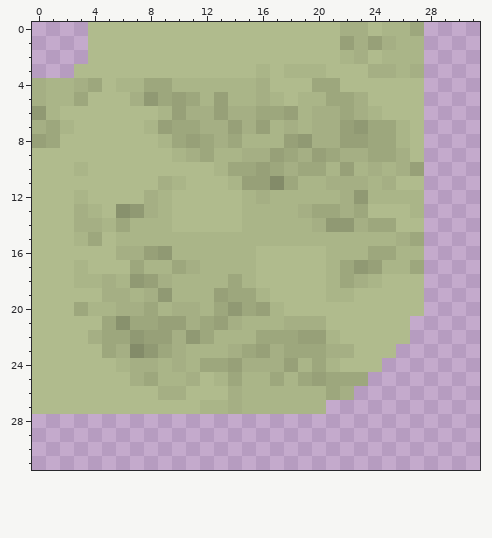
A pixel-art sprite gets an edit: Dido/DiDo/DiDo/Assets/Tiles/paths/turn/90.png. Above is the file before it was changed.
The file is 32x32 pixels. Colours within 5 levels of each other are drawn and written as one.
Now the later version:
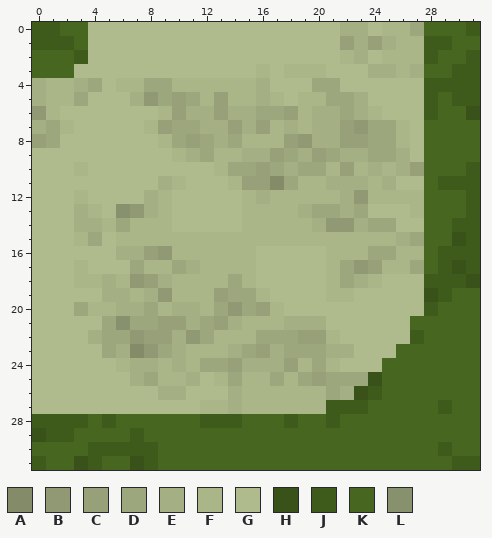
Palette (. is transparent): A #838b69  B #909973  C #97a078  D #9da77d  E #a5af84  F #aab588  G #b0bb8d  H #395219  J #3f5b1b  K #47661f  L #88916d
Diff:
The edit adds colour H in row 6 at x 31; in row 15 at x 30; in row 17 at x 30; in row 18 at x 31; in row 19 at x 28; in row 25 at x 24.
The edit adds colour H in row 26 at x 23; in row 29 at x 0; in row 31 at x 3 and 7.
The edit adds colour J in row 0 at x 0 to 1 and 31; in row 1 at x 0 to 2 and 28 to 29; in row 2 at x 3, 28 and 31; in row 3 at x 30 to 31; in row 4 at x 28 to 31; in row 5 at x 28 and 30 to 31.
The edit adds colour J in row 6 at x 28; in row 10 at x 31; in row 11 at x 29 to 31; in rows 12 to 13 at x 31; in row 14 at x 30 to 31; in row 15 at x 31.
The edit adds colour J in row 16 at x 29 to 31; in row 17 at x 29 and 31; in row 18 at x 28 to 30; in row 19 at x 29; in row 20 at x 28; in row 22 at x 27.
The edit adds colour J in row 26 at x 24; in row 27 at x 21 to 23 and 29; in row 28 at x 0 to 3, 5, 12 to 14, 18 and 21; in row 29 at x 1 to 2 and 7; in row 30 at x 4 to 8 and 29; in row 31 at x 0, 4, 8 and 30 to 31.
The edit adds colour K in row 0 at x 2 to 3 and 28 to 30; in row 1 at x 3 and 30 to 31; in row 2 at x 0 to 2 and 29 to 30; in row 3 at x 0 to 2 and 28 to 29; in row 5 at x 29; in row 6 at x 29 to 30.
The edit adds colour K in rows 7 to 9 at x 28 to 31; in row 10 at x 28 to 30; in row 11 at x 28; in rows 12 to 13 at x 28 to 30; in rows 14 to 15 at x 28 to 29; in rows 16 to 17 at x 28.
The edit adds colour K in row 19 at x 30 to 31; in row 20 at x 29 to 31; in row 21 at x 27 to 31; in row 22 at x 28 to 31; in row 23 at x 26 to 31; in rows 24 to 26 at x 25 to 31.
The edit adds colour K in row 27 at x 24 to 28 and 30 to 31; in row 28 at x 4, 6 to 11, 15 to 17, 19 to 20 and 22 to 31; in row 29 at x 3 to 6 and 8 to 31; in row 30 at x 0 to 3, 9 to 28 and 30 to 31; in row 31 at x 1 to 2, 5 to 6 and 9 to 29.
